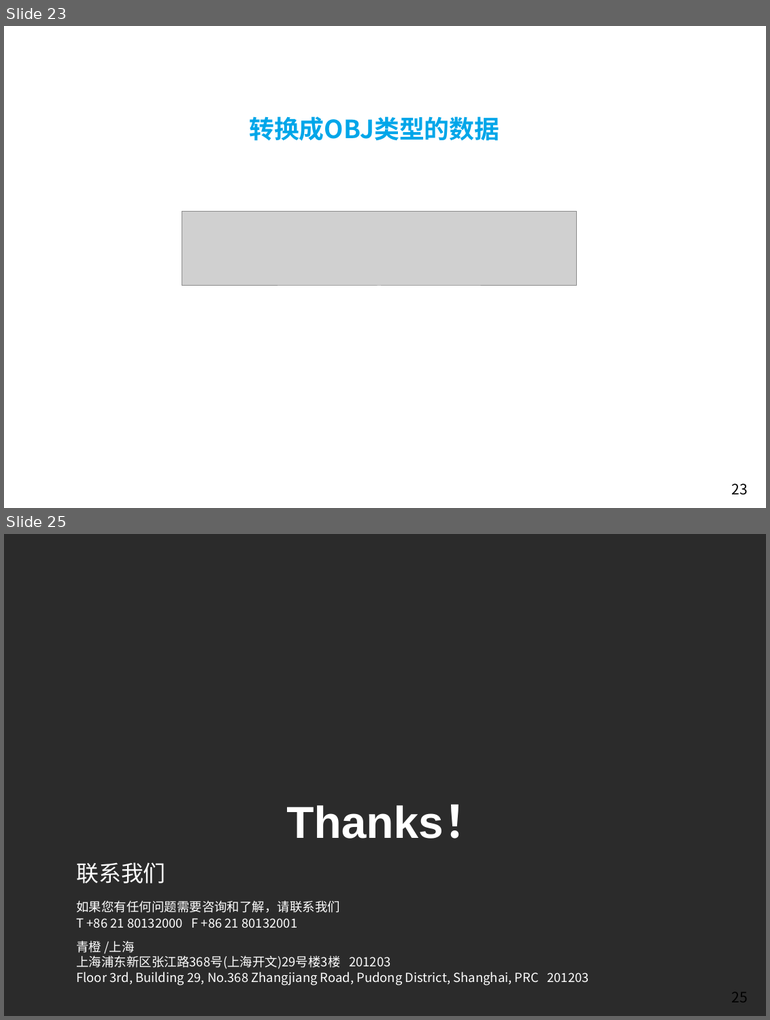
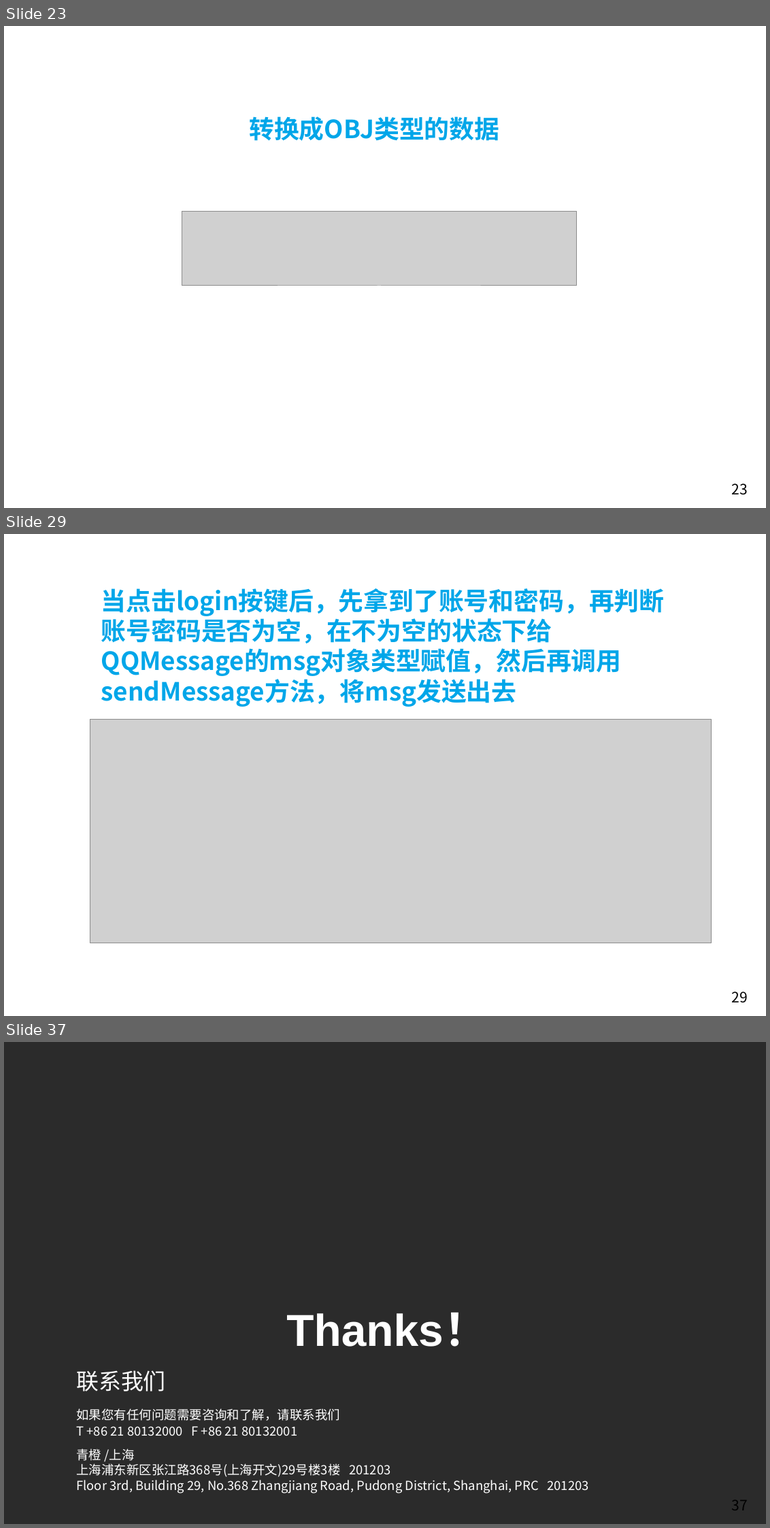
Before and after one commit to Easyhood/IM, a slide deck: 说明文档/IM即时通信总结.pptx. Shown one above the other, each under a label of ours: slides 23 and 25 before the commit, slides 23, 29 and 37 after it; the slides between them are not shown. The pictures are 770x1020 and 770x1528 pixels, drawn with LibreOffice and Linux fonts; fonts in the diff are those of the drawing; grey boxes stand for pictures; background and template pictures are left out; a plain dark background stands for a picture behind light text. Boxes give left, top, right and bottom in pixels: in the first picture for what was removed or moved away, otherwise in the second. Text is boxed around its words. In the diff, an @@ line names an element or a change of style, - is before the commit and + after.

```diff
--- a/说明文档/IM即时通信总结.pptx
+++ b/说明文档/IM即时通信总结.pptx
@@ slide 29 added at box(4, 534, 766, 1016), background picture (left out); not listed: 1 template element that a slide beside it also shows @@
@@ text added at box(101, 588, 664, 707), 28 pt, text #00A6E9, bold @@
+当点击login按键后，先拿到了账号和密码，再判断账号密码是否为空，在不为空的状态下给QQMessage的msg对象类型赋值，然后再调用sendMessage方法，将msg发送出去
@@ picture added at box(90, 719, 711, 943) @@
@@ what was slide 25 is now slide 37 @@
@@ page number at box(732, 1500, 747, 1511): text changed @@
-25
+37
```
Also in this commit, not shown: 12 other slides added, 2 slides removed, 3 other files.
